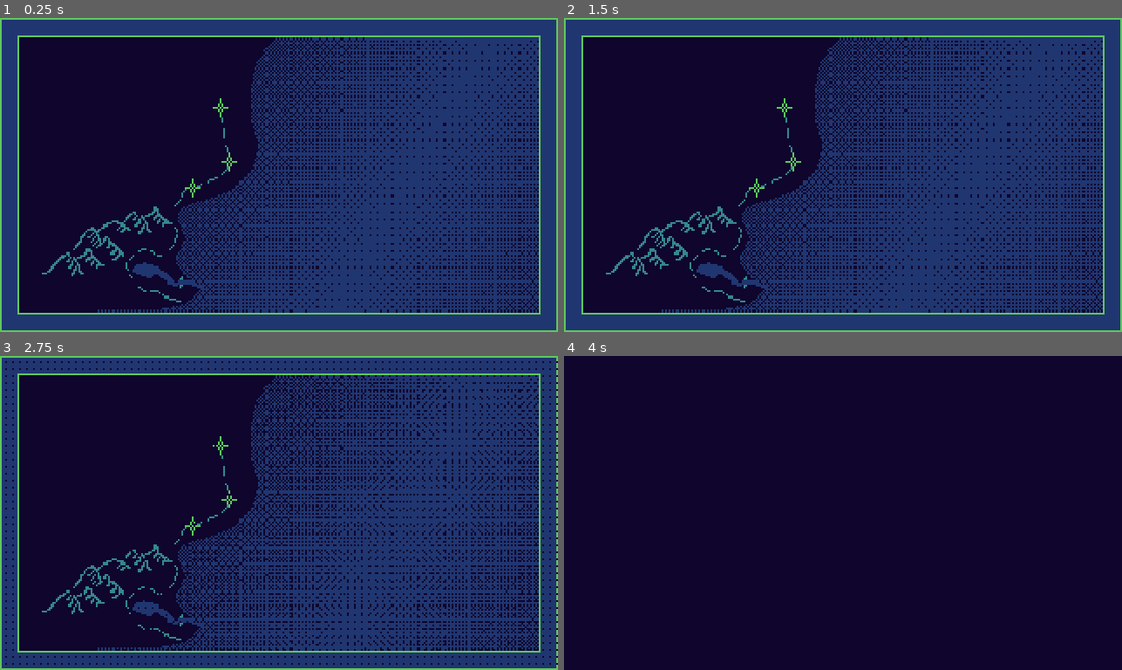
Above: before the commit, frames 1-4 (two rows, left to right).
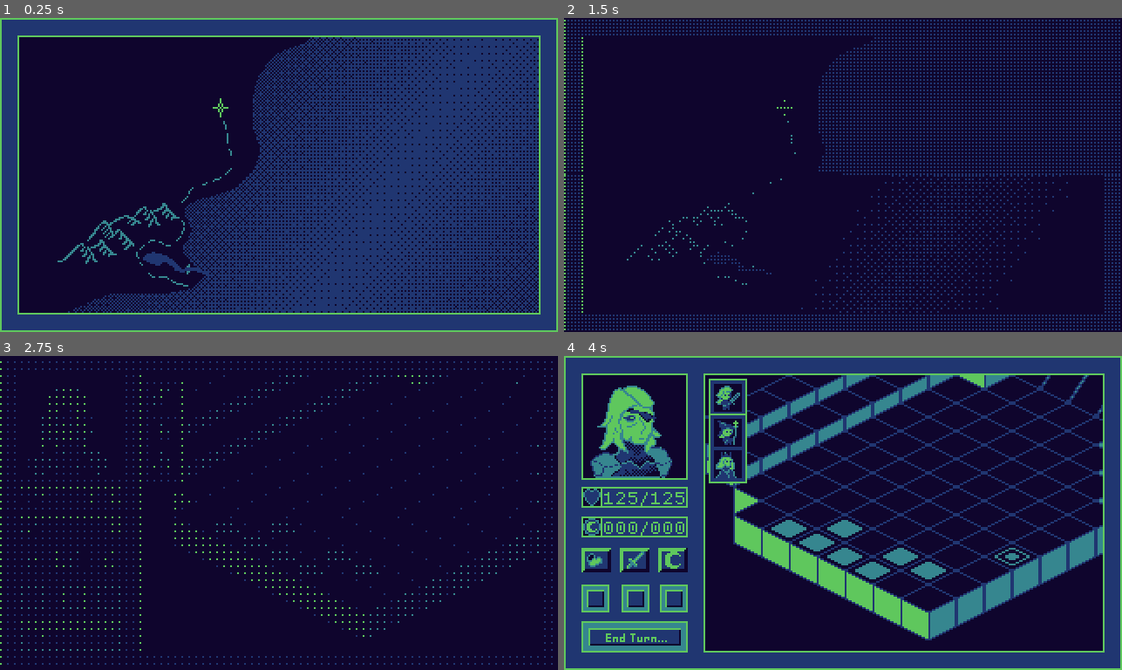
Above: after the commit, the same moments.

Repository: NoahLPoteat/CapstoneProject
Game: Godot game, scene res://src/gameplay/prototypes/game_prototype.tscn
Same seed, same stepped clock (60 frames per second), same inputs: the game is played once before the commit and once after it.
Inputs (mouse positions are in pixels of both pictures, inside the frame that each line leads up to):
- Up to frame 1 (0.25 s): no input
- Up to frame 2 (1.5 s): tap Enter at 0.5 s; move the mouse to (787, 105) at 0.52 s; click (787, 105) at 0.67 s; move the mouse to (792, 162) at 1.27 s; click (792, 162) at 1.42 s
- Up to frame 3 (2.75 s): move the mouse to (195, 525) at 2.02 s; click (195, 525) at 2.17 s
- Up to frame 4 (4 s): move the mouse to (815, 575) at 2.77 s; click (815, 575) at 2.92 s; tap Space (debug_turn_skip) at 3.5 s; move the mouse to (1010, 560) at 3.52 s; click (1010, 560) at 3.67 s

The runs differ from the first frame. In frame 1, 18% of the frame differs, in the area x 7-97%, y 6-94%; in frame 2, 50%; in frame 3, 56%, in the area x 0-100%, y 0-100%; in frame 4, 50%.
Error in both runs: Invalid access to property or key 'is_ally' on a base object of type 'Nil'. (res://src/gameplay/prototypes/battle_screen_controller.gd:345)

Commit message:
Art ref Dump + bug fixes
Added some art refs for future project
and did some bug fixing for current project

Diff:
--- a/Project/src/gameplay/battle_maps/testmap.tscn
+++ b/Project/src/gameplay/battle_maps/testmap.tscn
@@ -134,7 +134,7 @@
 script = ExtResource("3_cscml")
 unit_name = "Test A 1"
 portrait_texture = SubResource("AtlasTexture_cscml")
-starting_pos = Vector2i(9, -1)
+starting_pos = Vector2i(9, 1)
 health = 1
 max_health = 1
 mana = 60
@@ -169,7 +169,7 @@
 script = ExtResource("3_cscml")
 unit_name = "Test A 1"
 portrait_texture = SubResource("AtlasTexture_03lwa")
-starting_pos = Vector2i(8, -1)
+starting_pos = Vector2i(8, 1)
 health = 1
 max_health = 1
 mana = 75
--- a/Project/src/gameplay/prototypes/game_prototype.tscn
+++ b/Project/src/gameplay/prototypes/game_prototype.tscn
@@ -462,6 +462,10 @@
 anchors_preset = 15
 anchor_right = 1.0
 anchor_bottom = 1.0
+offset_left = 11.0
+offset_top = 11.0
+offset_right = -11.0
+offset_bottom = -11.0
 grow_horizontal = 2
 grow_vertical = 2
 mouse_filter = 2
@@ -480,7 +484,6 @@
 [node name="MapNodeController" type="Node2D" parent="Game/WorldMapController" node_paths=PackedStringArray("starting_map")]
 script = ExtResource("5_qwj7d")
 starting_map = NodePath("TestMapNode")
-debug_unlock = true
 
 [node name="TestMapNode" parent="Game/WorldMapController/MapNodeController" node_paths=PackedStringArray("post_maps") instance=ExtResource("25_kc0fq")]
 position = Vector2(127, 51)
Not shown, changed: CapstoneObsidian/DevNotes/Ability System.md
Not shown, changed: CapstoneObsidian/To-do Kanban.md
Not shown, changed: Extended Tactics Rpg/Early GDD.md
Not shown, added: Extended Tactics Rpg/OSRS Art Ref Dump.md
